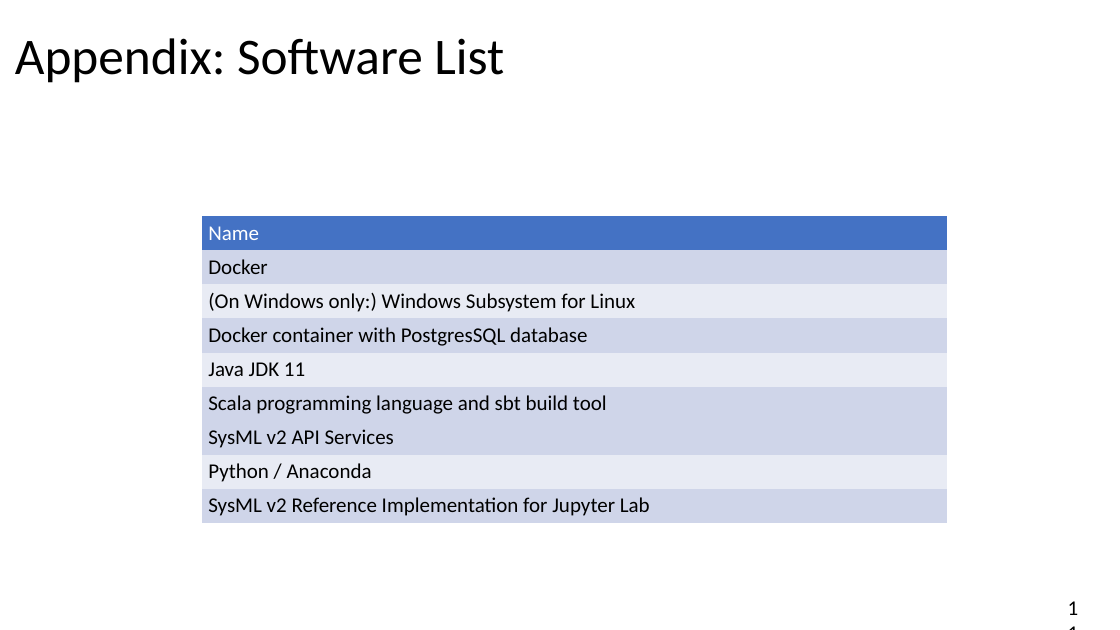
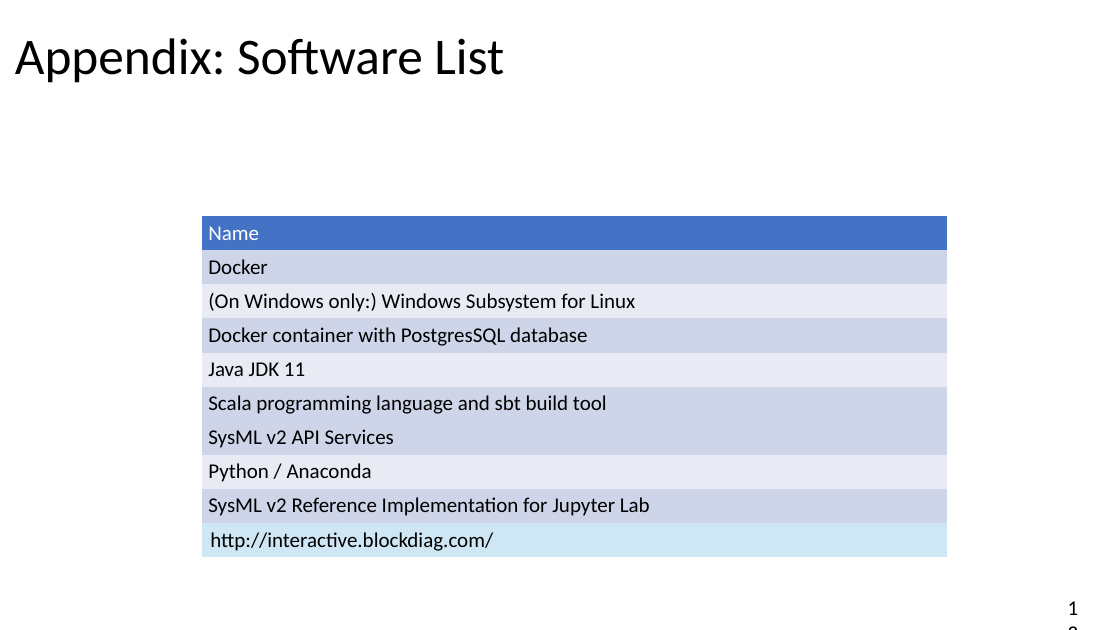
Before and after one commit to GfSE/fas4sysmlv2, a slide deck: slide 12 of doc/tech-docs/sysmlv2-pilot/fas4sysmlv2.odp (slide 11 before the commit). Drawn at 1120x630 pixels with LibreOffice and Linux fonts; fonts in the diff are those of the drawing. Boxes give left, top, right and bottom in pixels: in the first picture for what was removed or moved away, otherwise in the second. Text is boxed around its words. In the diff, an @@ line names an element or a change of style, - is before the commit and + after.

Commit message:
Integrated block diagram renderer into fas_frontend

```diff
--- a/doc/tech-docs/sysmlv2-pilot/fas4sysmlv2.odp
+++ b/doc/tech-docs/sysmlv2-pilot/fas4sysmlv2.odp
@@ table at (202, 216, 947, 555) @@
+row 10: http://interactive.blockdiag.com/
```
Also in this commit, not shown: 1 other slide changed, 1 slide added, 3 other files.
